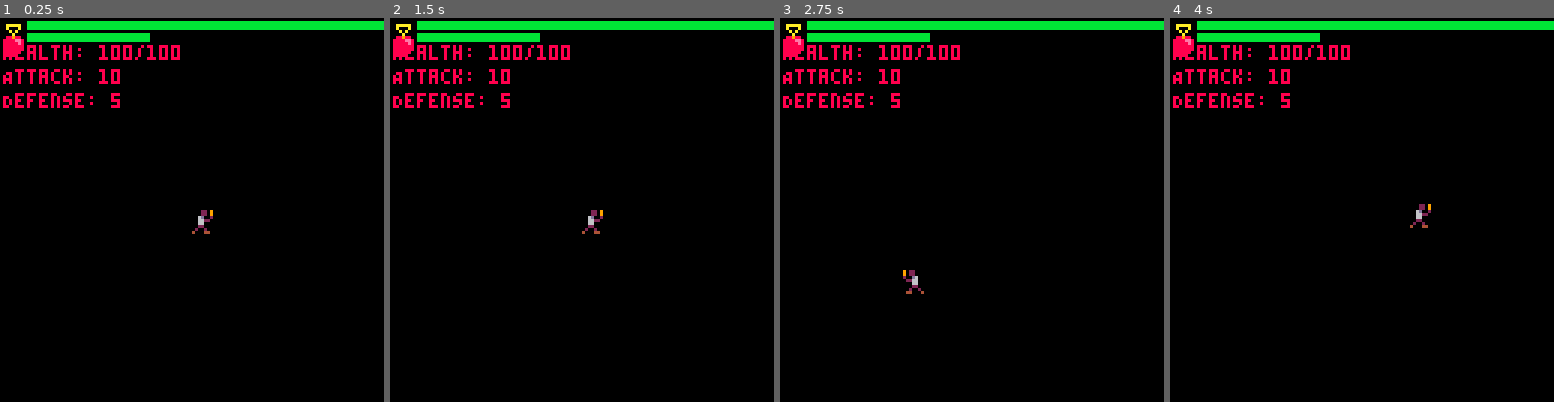
Above: before the commit, frames 1-4 (left to right).
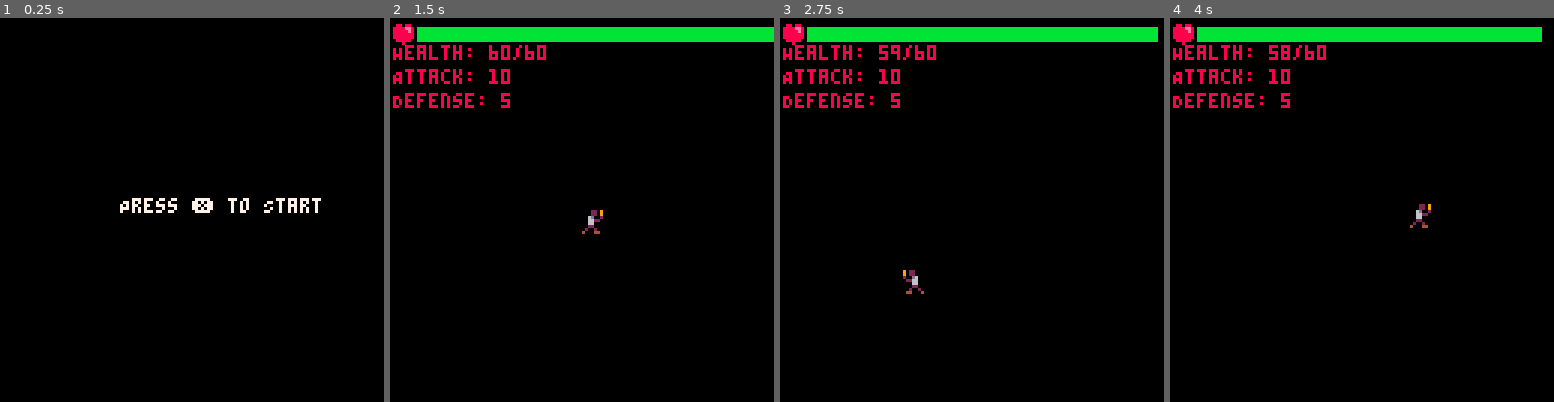
Above: after the commit, the same moments.

Repository: PancakedRivet/last-minute-hero
Game: PICO-8 cartridge last-minute-hero.p8
Same seed, same stepped clock (60 frames per second), same inputs: the game is played once before the commit and once after it.
Inputs:
- Up to frame 1 (0.25 s): no input
- Up to frame 2 (1.5 s): tap X (X key) at 1.07 s
- Up to frame 3 (2.75 s): hold Left 1.97-2.37 s; tap X (X key) at 2.07, 2.4, 2.73 s; hold Down from 2.42 s (still down)
- Up to frame 4 (4 s): release Down at 2.82 s; hold Right 2.87-3.53 s; tap X (X key) at 3.07, 3.4, 3.73 s; hold Up from 3.58 s (still down)

The runs differ from the first frame. In frame 1, 5.8% of the frame differs, in the area x 0-100%, y 0-57%; in frame 2, 4.3%; in frame 3, 4.3%; in frame 4, 4.2%.

Commit message:
Re-worked HP. Added basic states

Diff:
--- a/last-minute-hero.p8
+++ b/last-minute-hero.p8
@@ -7,10 +7,10 @@
 
 __gfx__
 00000000000220900000000000000000000000000000000000000000000000000000000000000000000000000000000000000000000000000000000000000000
-0000000000022090088088000aaaaa00000000000000000000000000000000000000000000000000000000000000000000000000000000000000000000000000
-00700700006d00208888ee800a000a00000000000000000000000000000000000000000000000000000000000000000000000000000000000000000000000000
-000770000066220088888e8000a0a000000000000000000000000000000000000000000000000000000000000000000000000000000000000000000000000000
-000770000066000088888880000a0000000000000000000000000000000000000000000000000000000000000000000000000000000000000000000000000000
-00700700002200008888888000a9a000000000000000000000000000000000000000000000000000000000000000000000000000000000000000000000000000
-0000000002002000088888000a999a00000000000000000000000000000000000000000000000000000000000000000000000000000000000000000000000000
-0000000040004400000800000aaaaa00000000000000000000000000000000000000000000000000000000000000000000000000000000000000000000000000
+00000000000220900880880000000000000000000000000000000000000000000000000000000000000000000000000000000000000000000000000000000000
+00700700006d00208888ee8000000000000000000000000000000000000000000000000000000000000000000000000000000000000000000000000000000000
+000770000066220088888e8000000000000000000000000000000000000000000000000000000000000000000000000000000000000000000000000000000000
+00077000006600008888888000000000000000000000000000000000000000000000000000000000000000000000000000000000000000000000000000000000
+00700700002200008888888000000000000000000000000000000000000000000000000000000000000000000000000000000000000000000000000000000000
+00000000020020000888880000000000000000000000000000000000000000000000000000000000000000000000000000000000000000000000000000000000
+00000000400044000008000000000000000000000000000000000000000000000000000000000000000000000000000000000000000000000000000000000000
--- a/main.lua
+++ b/main.lua
@@ -1,19 +1,46 @@
 function _init()
  -- Initialization code here
- new_game()
- game_state = game_states.playing
+ player = new_player()
+ game_state = game_states.menu
+ game_duration_max_secs = 60
+ game_tick = 0
+ game_fps = 30
 end
 
 function _update()
  -- Update logic here
- update_position(player)
- game_timer_frames -= 1
+ if game_state == game_states.menu then
+    if btnp(❎) then
+        game_state = game_states.playing
+    end
+ end
+ if game_state == game_states.playing then
+    game_tick += 1
+    if game_tick % game_fps == 0 then
+        timer_health_tick(player, game_duration_max_secs)
+    end
+    if player.health <= 0 then
+       game_state = game_states.game_over
+    end
+    update_position(player)
+ end
 end
 
 function _draw()
  cls()
- draw_player(player)
- draw_status(player)
- draw_status_bar(game_timer_frames, game_timer_frames_max, 1, 1, 128, 2, game_sprites.timer)
- draw_status_bar(player.health, player.max_health, 1, 5, 40, 2, game_sprites.health)
+ if game_state == game_states.menu then
+    print("Press ❎ to Start", 40, 60, 7)
+    return
+ end
+ if game_state == game_states.game_over then
+    print("Game Over!", 50, 60, 8)
+    return
+ end
+ if game_state == game_states.playing then
+    draw_player(player)
+    draw_status(player)
+    draw_status_bar(player.health, player.max_health, 9, 3, 118, 4)
+    -- Health sprite in top left corner
+    spr(game_sprites.health, 1, 1)
+ end
 end
--- a/scripts/game.lua
+++ b/scripts/game.lua
@@ -6,16 +6,9 @@
 
 game_sprites = {
     health = 2,
-    timer = 3
 }
 
-function new_game()
- game_timer_frames_max = 1800 -- 60 seconds at 30 FPS
- game_timer_frames = game_timer_frames_max
- player = new_player()
-end
-
-function draw_status_bar(current_value, max_value, x, y, width, height, sprite)
+function draw_status_bar(current_value, max_value, x, y, width, height)
  local x = x or 0
  local y = y or 0
  local bar_width = width or 40
@@ -31,12 +24,6 @@
     bar_color = 8 -- Red
  end
 
- -- Sprite is always to the left of the bar
- if sprite then
-    spr(sprite, x, y)
-    x += 8
- end
-
  rectfill(x, y, x + bar_width, y + bar_height, 0) -- Background
  rectfill(x, y, x + filled_width, y + bar_height, bar_color) -- Filled part
 end
--- a/scripts/player.lua
+++ b/scripts/player.lua
@@ -6,8 +6,8 @@
         sp_flipx=false,
         sp_flipy=false,
         speed=2,
-        health=100,
-        max_health=100,
+        health=60,
+        max_health=60,
         attack=10,
         defense=5
     }
@@ -43,3 +43,11 @@
  print("Attack: "..player.attack, 1, 17, 8)
  print("Defense: "..player.defense, 1, 25, 8)
 end
+
+function timer_health_tick(player, game_duration_max_secs)
+    -- Decrease player health over time
+    tick_value = player.max_health / game_duration_max_secs
+    if player.health > 0 then
+        player.health -= tick_value
+    end
+end
